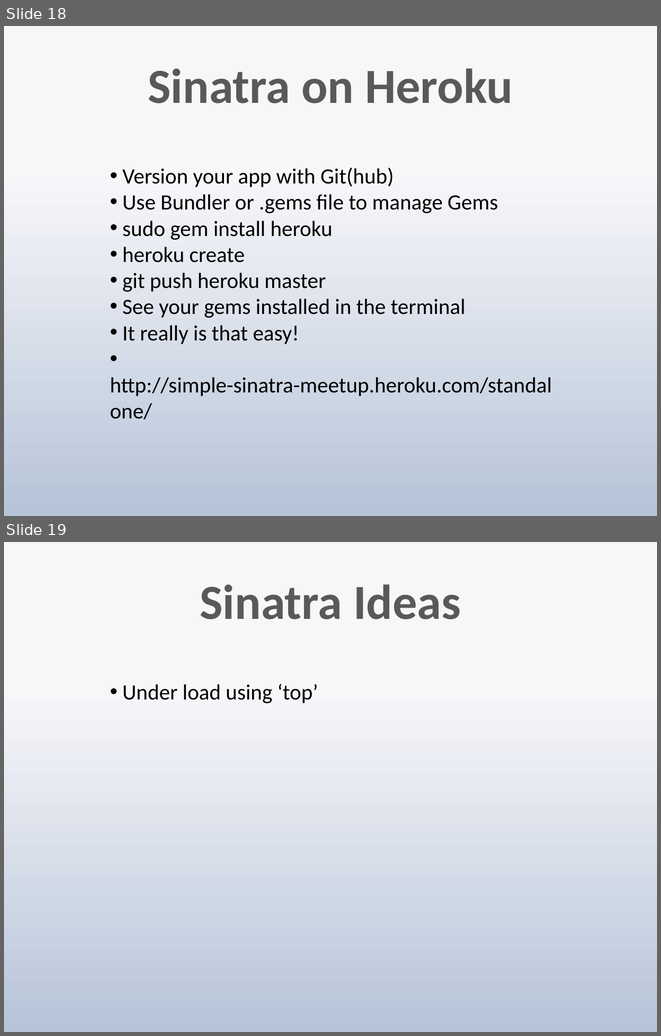
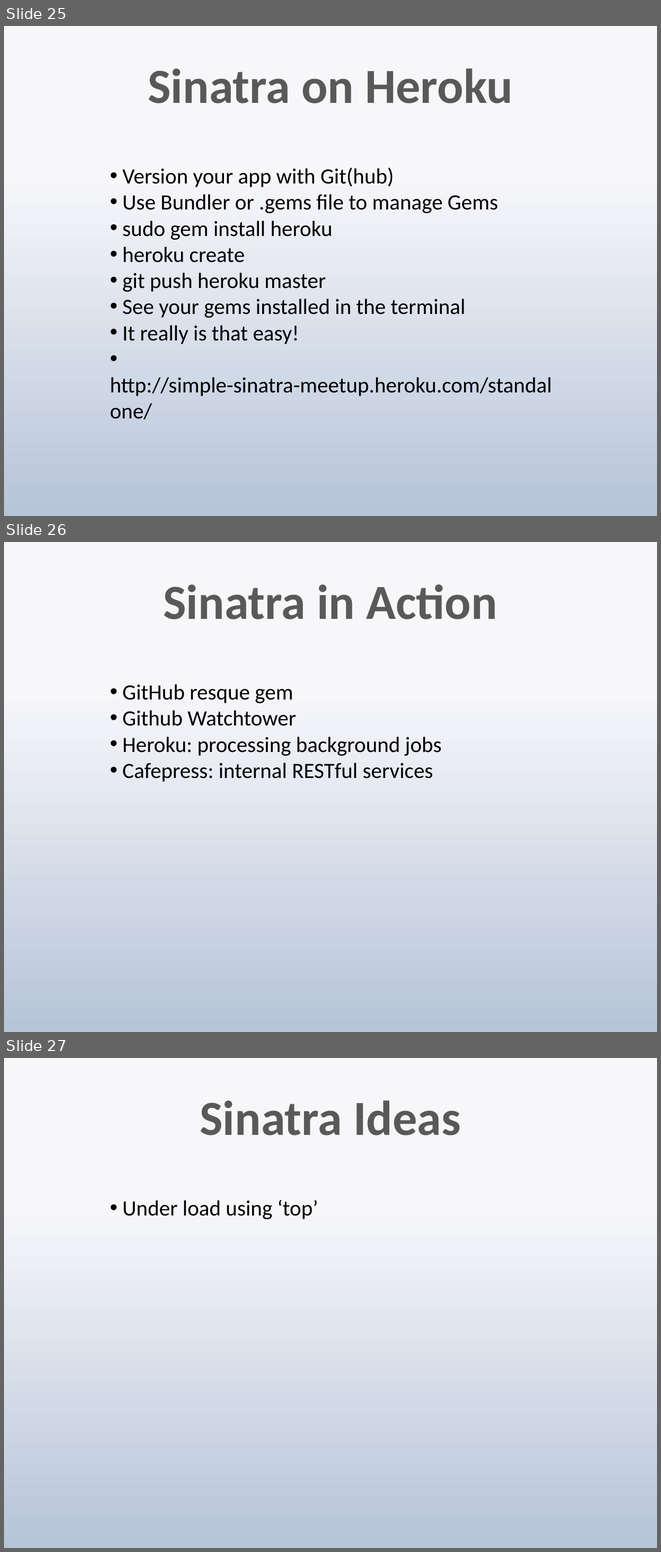
Before and after one commit to techwhizbang/sinatra_slideshow, a slide deck: sinatra.pptx. Shown one above the other, each under a label of ours: slides 18 and 19 before the commit, slides 25, 26 and 27 after it. The pictures are 661x1036 and 661x1552 pixels, drawn with LibreOffice and Linux fonts; fonts in the diff are those of the drawing. Boxes give left, top, right and bottom in pixels: in the first picture for what was removed or moved away, otherwise in the second. Text is boxed around its words. In the diff, an @@ line names an element or a change of style, - is before the commit and + after.

```diff
--- a/sinatra.pptx
+++ b/sinatra.pptx
@@ slide 26 added at [4,542,657,1032], background gradient #F7F9FB to #B7C6D9 @@
@@ title added at [163,584,497,619], 54 pt, text gradient #595959 to #262626, bold @@
+Sinatra in Action
@@ text added at [122,684,442,782], 24 pt, text #000000 @@
+• GitHub resque gem
+• Github Watchtower
+• Heroku: processing background jobs
+• Cafepress: internal RESTful services
@@ what was slide 18 is now slide 25 @@
@@ what was slide 19 is now slide 27 @@
```
Also in this commit, not shown: 2 slides changed, 8 other slides added, 1 slide removed.
